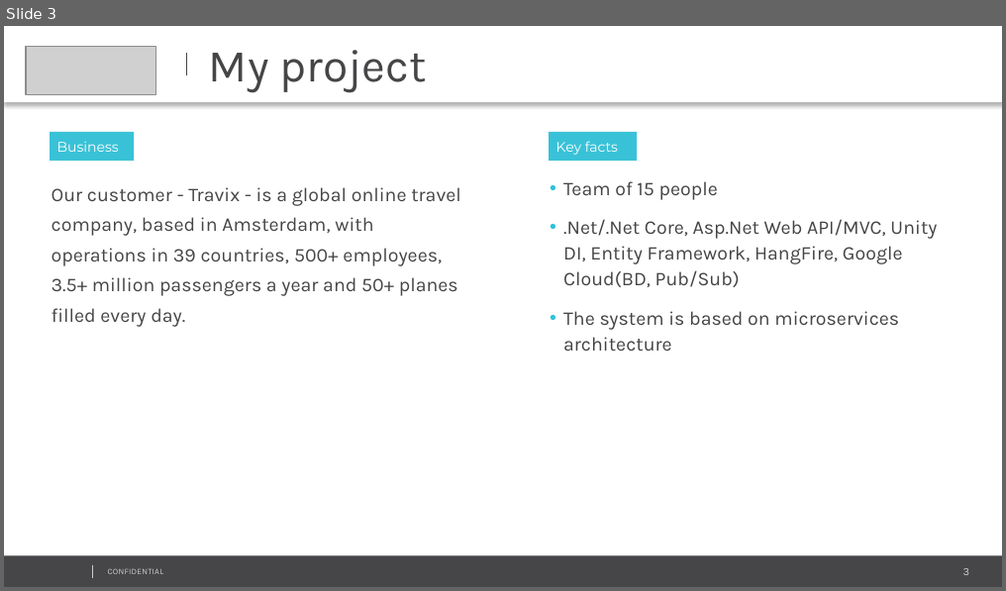
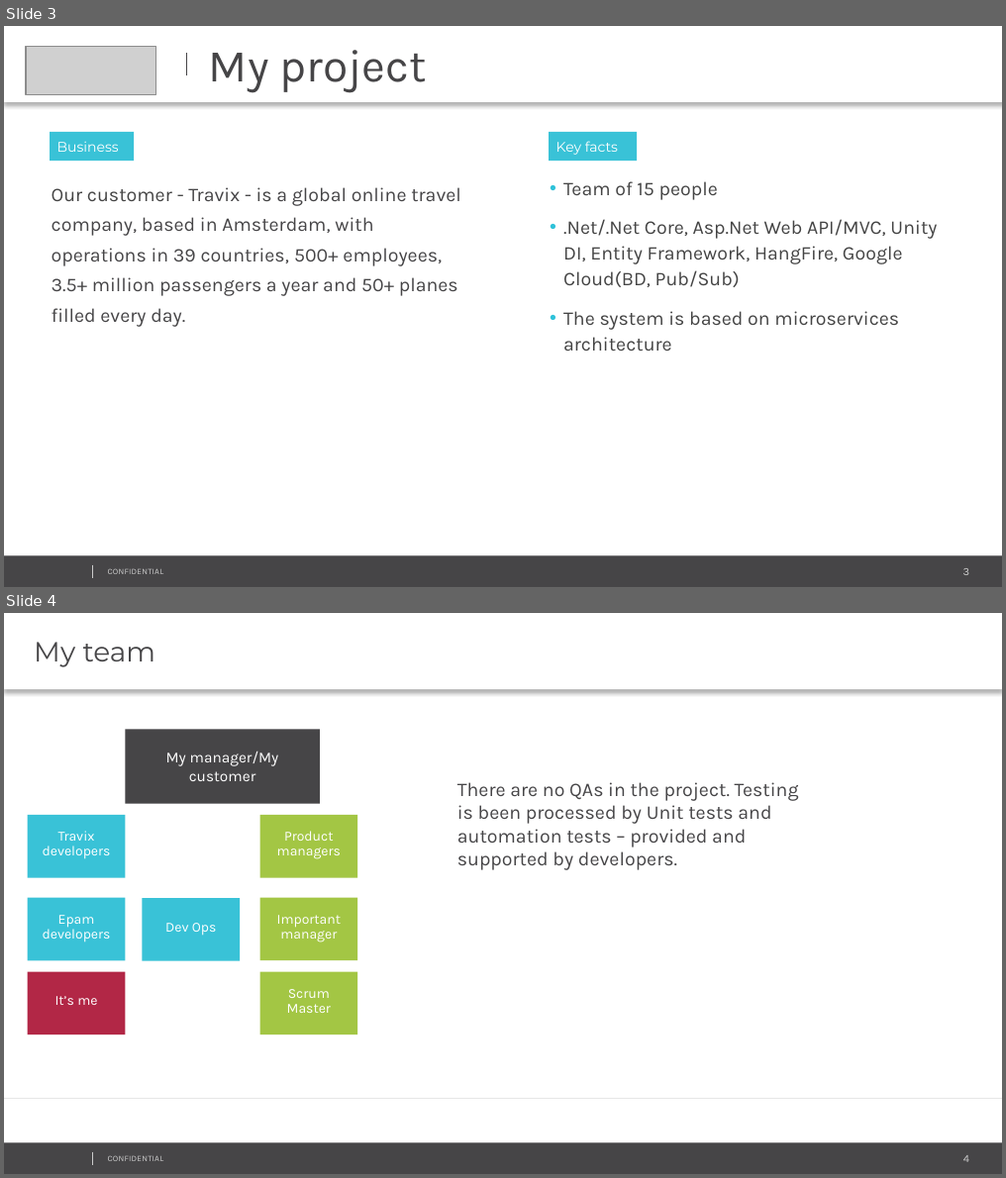
Before and after one commit to NikitaChernyavskii/assessment, a slide deck: Assessment Mikita Charniauski.pptx. Shown one above the other, each under a label of ours: slide 3 before the commit, slides 3 and 4 after it. The pictures are 1006x591 and 1006x1178 pixels, drawn with LibreOffice and Linux fonts; fonts in the diff are those of the drawing; grey boxes stand for pictures; background and template pictures are left out. Boxes give left, top, right and bottom in pixels: in the first picture for what was removed or moved away, otherwise in the second. Text is boxed around its words. In the diff, an @@ line names an element or a change of style, - is before the commit and + after.

```diff
--- a/Assessment Mikita Charniauski.pptx
+++ b/Assessment Mikita Charniauski.pptx
@@ slide 4 added at [4,613,1002,1174], background #FFFFFF; not listed: 4 template elements that a slide beside it also shows @@
@@ text added at [4,613,1002,690], fill #FFFFFF, 20 pt, text #464547 @@
+My team
@@ rectangle added at [125,729,320,804], fill #464547, 11 pt, text #FFFFFF @@
+My manager/My customer
@@ text added at [457,782,799,870], 14 pt, text #464547 @@
+There are no QAs in the project. Testing is been processed by Unit tests and automation tests – provided and supported by developers.
@@ rectangle added at [28,815,126,877], fill #39C2D7, 10 pt, text #FFFFFF @@
+Travix developers
@@ rectangle added at [259,815,357,877], fill #A3C644, 10 pt, text #FFFFFF @@
+Product managers
@@ rectangle added at [28,897,126,960], fill #39C2D7, 10 pt, text #FFFFFF @@
+Epam developers
@@ rectangle added at [142,898,240,961], fill #39C2D7, 10 pt, text #FFFFFF @@
+Dev Ops
@@ rectangle added at [259,897,357,960], fill #A3C644, 10 pt, text #FFFFFF @@
+Important manager
@@ rectangle added at [28,972,126,1035], fill #B22746, 10 pt, text #FFFFFF @@
+It’s me
@@ rectangle added at [259,972,357,1035], fill #A3C644, 10 pt, text #FFFFFF @@
+Scrum Master
@@ line added from (1002, 1098) to (4, 1098), #E6E6E6 0.5 pt @@
```
Also in this commit, not shown: 1 slide changed, 1 other slide added, 1 slide removed.
